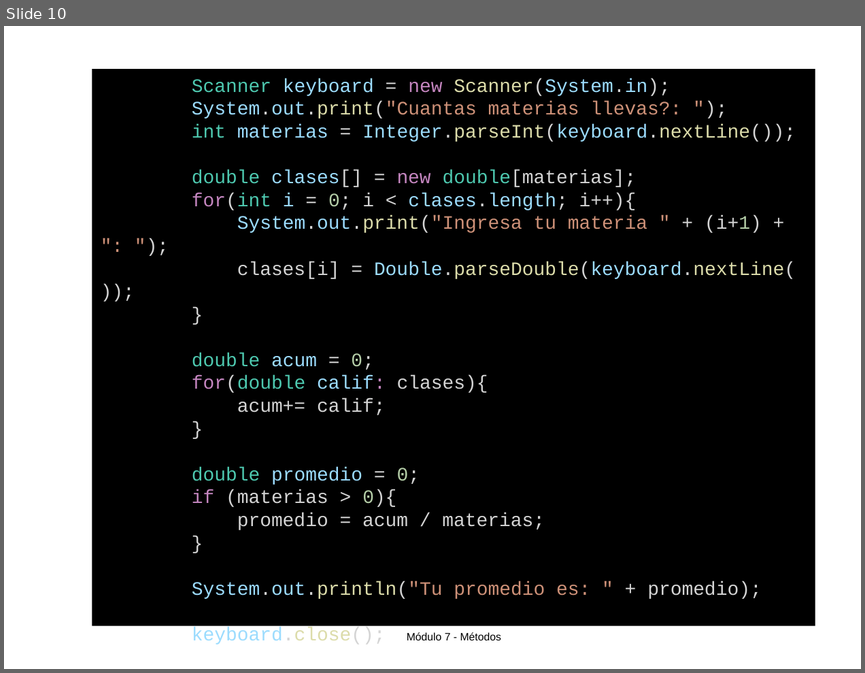
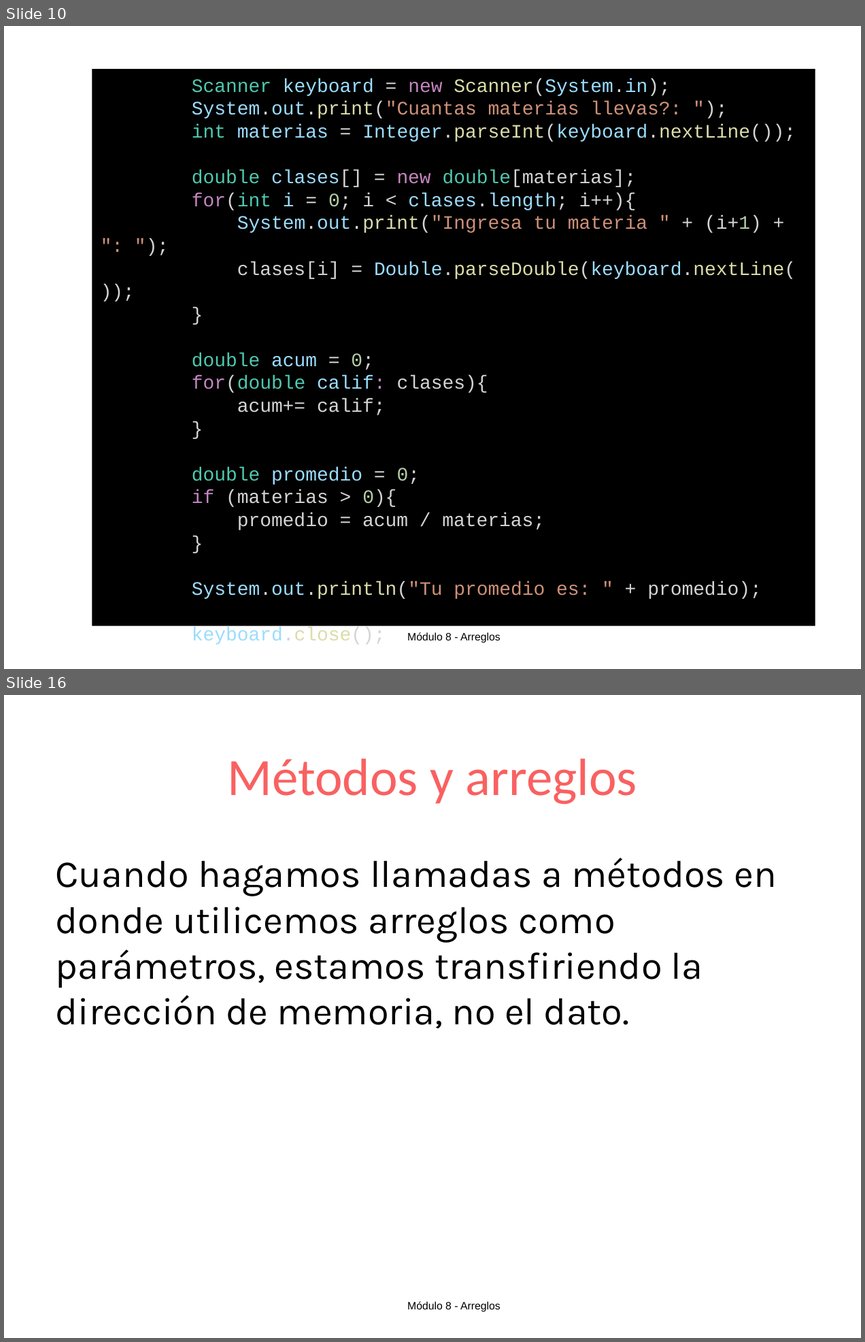
Before and after one commit to OMardil/INFO1_MOD8-Arreglos, a slide deck: 01 Presentacion/INFO1_MOD8-Arreglos.pptx. Shown one above the other, each under a label of ours: slide 10 before the commit, slides 10 and 16 after it; the slides between them are not shown. The pictures are 865x673 and 865x1342 pixels, drawn with LibreOffice and Linux fonts; fonts in the diff are those of the drawing. Boxes give left, top, right and bottom in pixels: in the first picture for what was removed or moved away, otherwise in the second. Text is boxed around its words. In the diff, an @@ line names an element or a change of style, - is before the commit and + after.

```diff
--- a/01 Presentacion/INFO1_MOD8-Arreglos.pptx
+++ b/01 Presentacion/INFO1_MOD8-Arreglos.pptx
@@ slide 16 added at (4, 695, 861, 1338), background #FFFFFF; not listed: 1 template element that a slide beside it also shows @@
@@ title added at (227, 758, 636, 804), 44 pt, text #F96161 @@
+Métodos y arreglos
@@ text added at (56, 858, 777, 1028), 32 pt, text #000000 @@
+Cuando hagamos llamadas a métodos en donde utilicemos arreglos como parámetros, estamos transfiriendo la dirección de memoria, no el dato.
@@ slide 10 changed as well @@
@@ text at (407, 632, 500, 643): text changed @@
-Módulo 7 - Métodos
+Módulo 8 - Arreglos
```
Also in this commit, not shown: 8 other slides changed, 7 other slides added, 3 other files.
